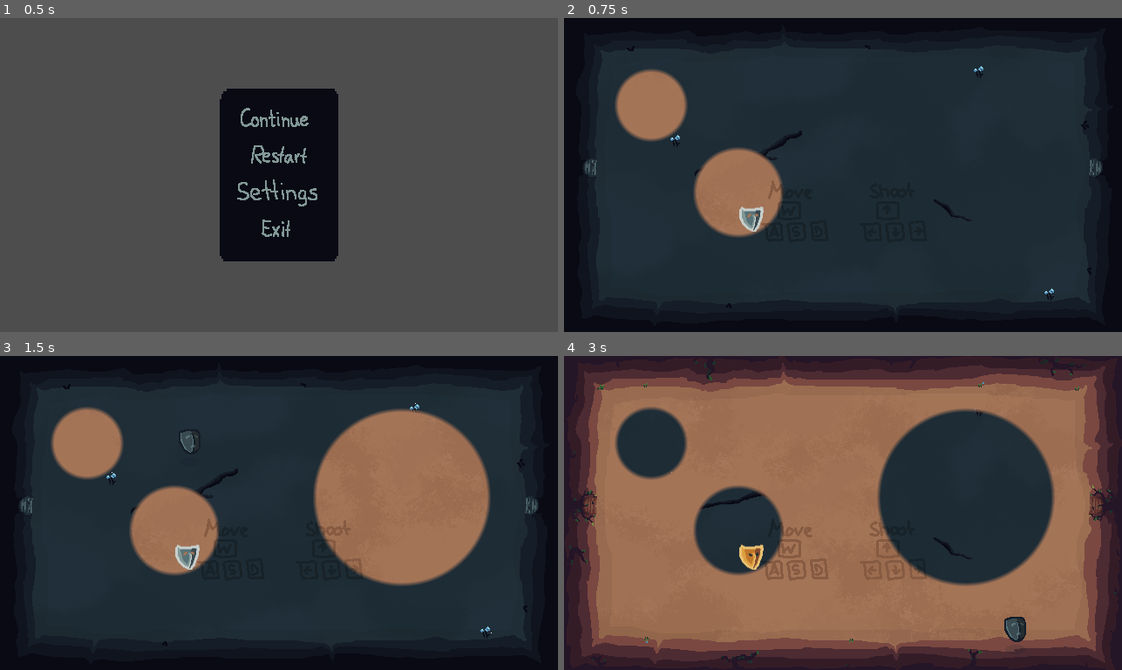
Above: before the commit, frames 1-4 (two rows, left to right).
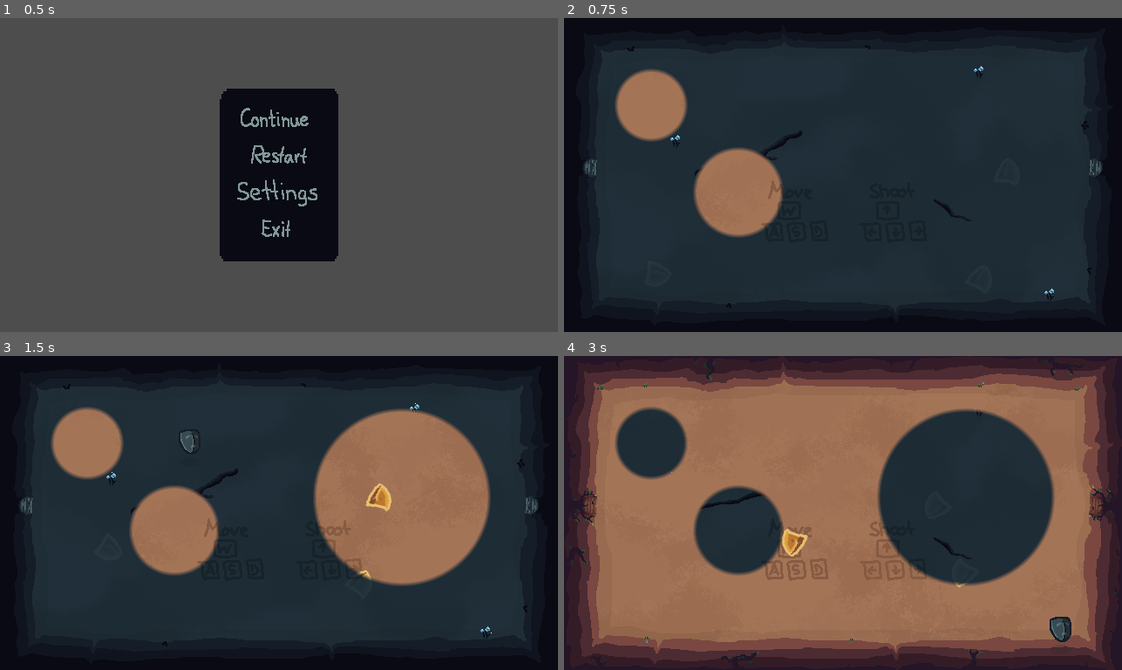
Above: after the commit, the same moments.

Repository: MarcelBlasius/Global-Game-Jam-2026
Game: Godot game, scene res://scenes/silas/game_menu.tscn
Same seed, same stepped clock (60 frames per second), same inputs: the game is played once before the commit and once after it. This scene is started directly instead of the project's main scene.
Inputs (mouse positions are in pixels of both pictures, inside the frame that each line leads up to):
- Up to frame 1 (0.5 s): no input
- Up to frame 2 (0.75 s): click (843, 156) at 0.5 s
- Up to frame 3 (1.5 s): tap Enter at 1.25 s; move the mouse to (401, 497) at 1.27 s; hold D (right) from 1.28 s (still down); tap Shift at 1.35 s; click (401, 497) at 1.42 s
- Up to frame 4 (3 s): move the mouse to (731, 528) at 2.02 s; release D (right) at 2.03 s; hold S (down) 2.03-2.78 s; tap Ctrl at 2.1 s; move the mouse to (898, 443) at 2.77 s; hold D (right) from 2.78 s (still down); tap Shift at 2.85 s

Frame 1 is identical in both runs. In frame 2, 0.3% of the frame differs, in the area x 31-36%, y 60-69%; in frame 3, 0.5%; in frame 4, 1.1%, in the area x 31-91%, y 55-92%.

Commit message:
export test, enemy spawn

Diff:
--- a/spectra/project.godot
+++ b/spectra/project.godot
@@ -11,7 +11,7 @@
 [application]
 
 config/name="Spectra"
-run/main_scene="uid://cj3d4rudap4qg"
+run/main_scene="uid://bkn7yb5jcjed1"
 config/features=PackedStringArray("4.6", "GL Compatibility")
 config/icon="res://icon.svg"
 
--- a/spectra/scenes/bela/bela_test.tscn
+++ b/spectra/scenes/bela/bela_test.tscn
@@ -1,6 +1,6 @@
 [gd_scene format=3 uid="uid://8cekys15b7o4"]
 
-[ext_resource type="Script" uid="uid://bv22wqcqebdlm" path="res://scripts/set_textures.gd" id="1_mg1ac"]
+[ext_resource type="Script" uid="uid://bv22wqcqebdlm" path="res://scripts/manager.gd" id="1_mg1ac"]
 [ext_resource type="Shader" uid="uid://d2s8gjwxai8qe" path="res://shaders/combine_textures.gdshader" id="2_5gry2"]
 [ext_resource type="Script" uid="uid://c6ao6bkdykvyk" path="res://scripts/get_world.gd" id="4_oxpa2"]
 [ext_resource type="PackedScene" uid="uid://cb235eerke4w2" path="res://scenes/bela/subviews/world_a.tscn" id="6_oxpa2"]
--- a/spectra/scenes/enemies/enemy_two_worlds.tscn
+++ b/spectra/scenes/enemies/enemy_two_worlds.tscn
@@ -1,34 +1,70 @@
 [gd_scene format=3 uid="uid://cq3spk0xo0so8"]
 
 [ext_resource type="Script" uid="uid://chhxqsa40oops" path="res://scripts/enemy.gd" id="1_sceeg"]
-[ext_resource type="Shader" path="res://shaders/flash.gdshader" id="2_xse2d"]
+[ext_resource type="Shader" uid="uid://cstew5jd8ujmt" path="res://shaders/flash.gdshader" id="2_xse2d"]
 [ext_resource type="Texture2D" uid="uid://b06ewonenu7hk" path="res://ressources/spritesheet.png" id="3_cml8g"]
 
-[sub_resource type="ShaderMaterial" id="ShaderMaterial_c4w8v"]
+[sub_resource type="ShaderMaterial" id="ShaderMaterial_cml8g"]
+resource_local_to_scene = true
 shader = ExtResource("2_xse2d")
 shader_parameter/active = false
 shader_parameter/flash_color = Vector4(0.8, 0.5, 0.5, 1)
+shader_parameter/alpha = 1.0
+
+[sub_resource type="Shader" id="Shader_mbidb"]
+code = "shader_type canvas_item;
+
+uniform bool active = false;
+uniform vec4 flash_color = vec4(0.8, 0.5, 0.5, 1.0);
+uniform float alpha = 1.0;
+
+void fragment() {
+	vec4 tint_color = texture(TEXTURE, UV);
+
+	if (active) {
+		tint_color.rgb *= flash_color.rgb;
+	}
+
+	tint_color.a = min(tint_color.a, alpha);
+
+	COLOR = tint_color;
+}
+
+//void light() {
+//	// Called for every pixel for every light affecting the CanvasItem.
+//	// Uncomment to replace the default light processing function with this one.
+//}
+"
+
+[sub_resource type="ShaderMaterial" id="ShaderMaterial_c4w8v"]
+resource_local_to_scene = true
+shader = SubResource("Shader_mbidb")
+shader_parameter/active = false
+shader_parameter/flash_color = Vector4(0.8, 0.5, 0.5, 1)
+shader_parameter/alpha = 0.05
 
 [node name="enemy" type="CharacterBody2D" unique_id=1170387137 groups=["enemies"]]
 script = ExtResource("1_sceeg")
+speed = 100
 
 [node name="CollisionPolygon2D2" type="CollisionPolygon2D" parent="." unique_id=1452213936]
+scale = Vector2(0.21484375, 0.24414063)
 polygon = PackedVector2Array(59.1, -64, -59, -64, -63.8, -59, -64, 61, -60.3, 64, 59.6, 64, 63.9, 59, 64, -61.1)
 
 [node name="World1" type="Node2D" parent="." unique_id=1845600155]
 
-[node name="Sprite2D" type="Sprite2D" parent="World1" unique_id=1064888869]
+[node name="Sprite2D" type="Sprite2D" parent="World1" unique_id=775491790]
 modulate = Color(1, 0.76552, 0.6855334, 1)
+material = SubResource("ShaderMaterial_cml8g")
+texture = ExtResource("3_cml8g")
+region_enabled = true
+region_rect = Rect2(1342, 195, 28, 29)
+
+[node name="World2" type="Node2D" parent="." unique_id=2012854484]
+
+[node name="Sprite2D" type="Sprite2D" parent="World2" unique_id=1064888869]
+modulate = Color(1, 0.7647059, 0.6862745, 1)
 material = SubResource("ShaderMaterial_c4w8v")
 texture = ExtResource("3_cml8g")
 region_enabled = true
 region_rect = Rect2(1307, 195, 28, 29)
-
-[node name="World2" type="Node2D" parent="." unique_id=2012854484]
-
-[node name="Sprite2D" type="Sprite2D" parent="World2" unique_id=775491790]
-modulate = Color(1, 0.76552, 0.6855334, 1)
-material = SubResource("ShaderMaterial_c4w8v")
-texture = ExtResource("3_cml8g")
-region_enabled = true
-region_rect = Rect2(1342, 195, 28, 29)
--- a/spectra/scenes/main_scene.tscn
+++ b/spectra/scenes/main_scene.tscn
@@ -1,6 +1,6 @@
 [gd_scene format=3 uid="uid://bkn7yb5jcjed1"]
 
-[ext_resource type="Script" uid="uid://bv22wqcqebdlm" path="res://scripts/set_textures.gd" id="1_ti0ar"]
+[ext_resource type="Script" uid="uid://bv22wqcqebdlm" path="res://scripts/manager.gd" id="1_ti0ar"]
 [ext_resource type="Script" uid="uid://c6ao6bkdykvyk" path="res://scripts/get_world.gd" id="2_inkdm"]
 [ext_resource type="PackedScene" uid="uid://cb235eerke4w2" path="res://scenes/bela/subviews/world_a.tscn" id="3_r8c42"]
 [ext_resource type="Shader" uid="uid://d2s8gjwxai8qe" path="res://shaders/combine_textures.gdshader" id="4_oji5d"]
@@ -28,6 +28,7 @@
 light_mask = 3
 visibility_layer = 3
 script = ExtResource("1_ti0ar")
+enemy_scene = ExtResource("8_18nlu")
 
 [node name="Camera2D" type="Camera2D" parent="." unique_id=941733479]
 offset = Vector2(320, 180)
@@ -83,6 +84,3 @@
 stream = ExtResource("7_c16ls")
 autoplay = true
 parameters/looping = true
-
-[node name="enemy" parent="." unique_id=1170387137 instance=ExtResource("8_18nlu")]
-position = Vector2(215, 231)
--- a/spectra/scripts/enemy.gd
+++ b/spectra/scripts/enemy.gd
@@ -24,6 +24,7 @@
 	sprite2 = $World2/Sprite2D
 	sprite1.z_index = 10
 	sprite2.z_index = 10
+	player = get_node("/root/main_scene/player")
 
 
 	var old_global1 := spriteParent1.global_transform as Transform2D
--- a/spectra/scripts/set_textures.gd
+++ b/spectra/scripts/manager.gd
@@ -7,12 +7,17 @@
 @onready var vp_alpha := $AlphaContainer/AlphaView
 @onready var mat := $Combiner.material as ShaderMaterial
 
+@export var enemy_scene : PackedScene
+
 func _ready():
 	mat.set_shader_parameter("tex_left", vp_a.get_texture())
 	mat.set_shader_parameter("tex_right", vp_b.get_texture())
 	mat.set_shader_parameter("tex_alpha", vp_alpha.get_texture())
 
 	move_backgrounds()
+
+	for i in range(3):
+		spawn_enemy()
 
 
 func move_backgrounds():
@@ -30,6 +35,22 @@
 	$Subview2.add_child(background2)
 	background2.global_transform = old_global2
 
+var enemies : Array[Node]
+func spawn_enemy():
+	var enemy = enemy_scene.instantiate()
+
+	var viewport := get_viewport()
+	var size := viewport.get_visible_rect().size
+
+	var pos := Vector2(
+	randf_range(0, size.x),
+	randf_range(0, size.y)
+)
+	enemy.global_position = pos
+	#enemy.direction = dir
+	#enemy.hit_group = "enemies"
+	get_tree().root.add_child.call_deferred(enemy)
+	enemies.append(enemy)
 
 #func _process(_delta: float):
 	#print_debug($AlphaContainer/AlphaView.get_world(get_viewport().get_mouse_position()))
--- a/spectra/shaders/flash.gdshader
+++ b/spectra/shaders/flash.gdshader
@@ -2,6 +2,7 @@
 
 uniform bool active = false;
 uniform vec4 flash_color = vec4(0.8, 0.5, 0.5, 1.0);
+uniform float alpha = 1.0;
 
 void fragment() {
 	vec4 tint_color = texture(TEXTURE, UV);
@@ -10,6 +11,8 @@
 		tint_color.rgb *= flash_color.rgb;
 	}
 
+	tint_color.a = min(tint_color.a, alpha);
+
 	COLOR = tint_color;
 }
 
Not shown, added: spectra/export_presets.cfg
Not shown: 1 places in spectra/scenes/enemies/chaser.tscn that only renumber resources
Not shown: 1 places in spectra/scenes/silas/background.tscn that only renumber resources
Renamed: spectra/scripts/set_textures.gd.uid -> spectra/scripts/manager.gd.uid
Not shown, removed: spectra/shaders/compute/alpha_mask.glsl
Not shown, removed: spectra/shaders/compute/alpha_mask.glsl.import
Not shown, changed: .gitignore
